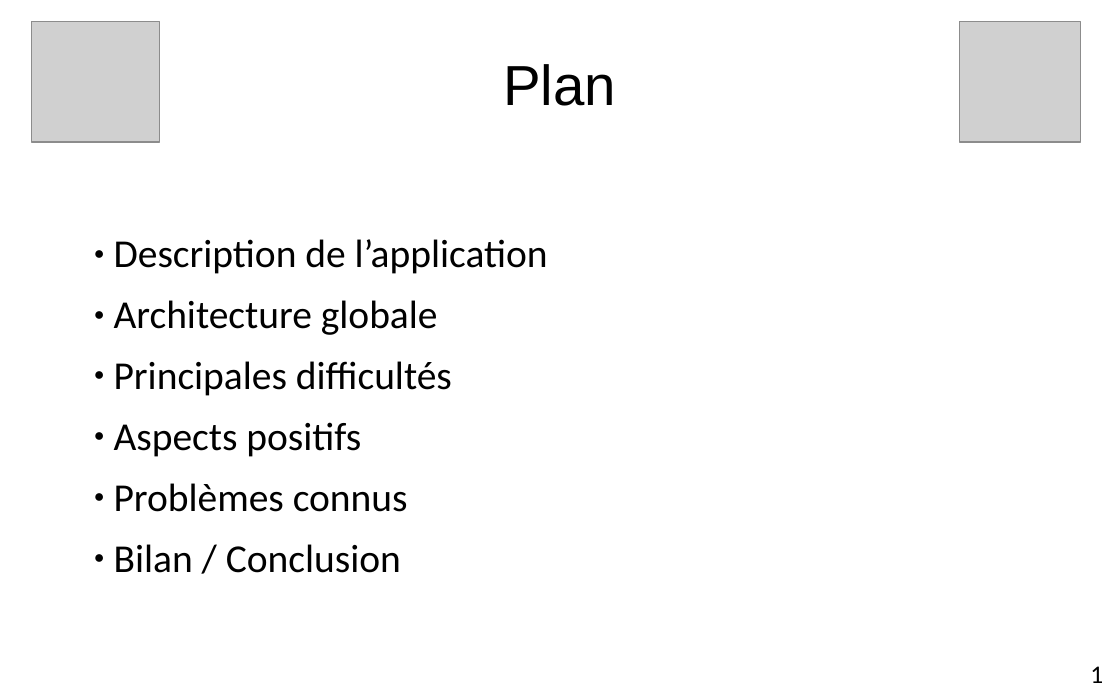
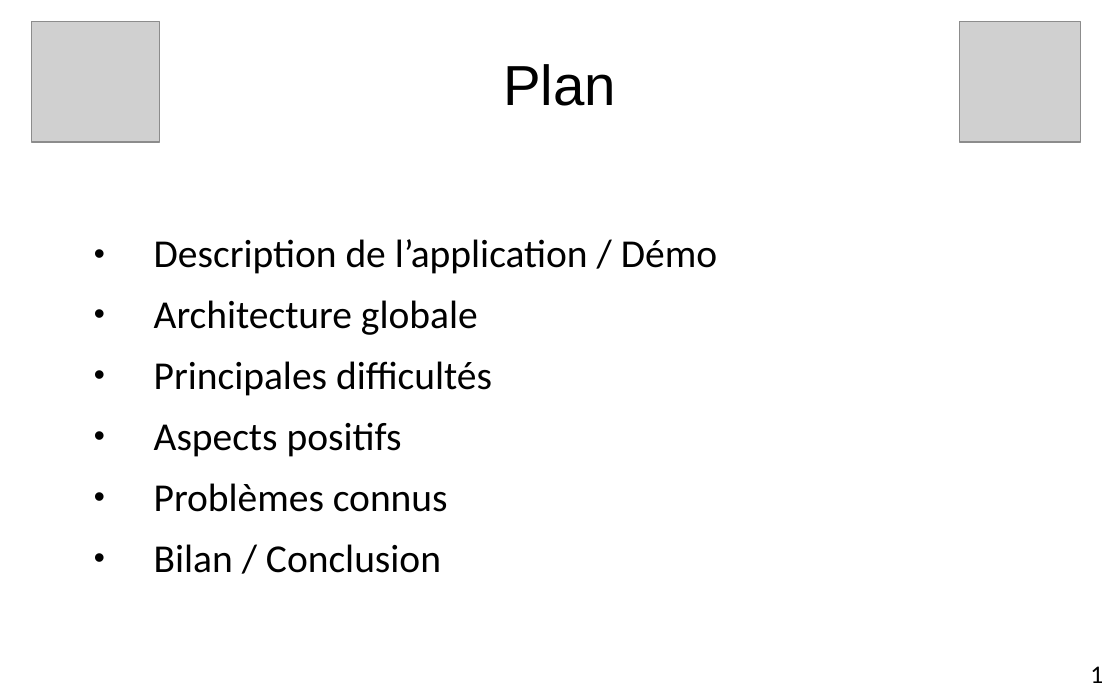
Before and after one commit to edri/ProjetChat2015, a slide deck: slide 2 of Documentation/Présentation/Projet de semestre.pptx. Drawn at 1120x700 pixels with LibreOffice and Linux fonts; fonts in the diff are those of the drawing; grey boxes stand for pictures; background and template pictures are left out. Boxes give left, top, right and bottom in pixels: in the first picture for what was removed or moved away, otherwise in the second. Text is boxed around its words. In the diff, an @@ line names an element or a change of style, - is before the commit and + after.

```diff
--- a/Documentation/Présentation/Projet de semestre.pptx
+++ b/Documentation/Présentation/Projet de semestre.pptx
@@ text at <box>154,239,717,274</box>: text changed @@
-● Description de l’application
+• Description de l’application / Démo
@@ text at <box>154,300,492,573</box>: bullet ● to • @@
```
Also in this commit, not shown: 8 other slides changed, 1 slide added, 3 other files.
